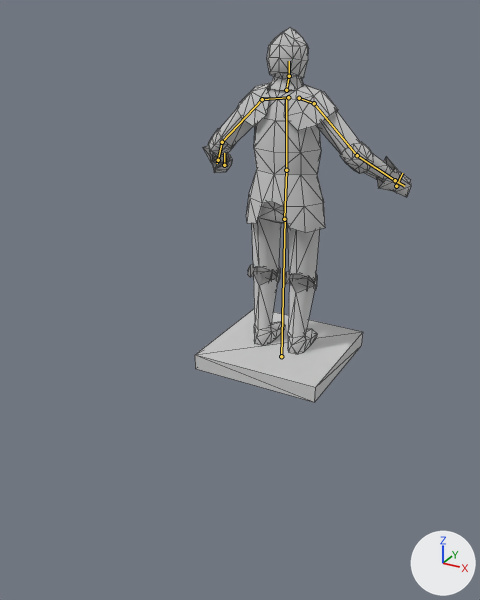
A saved change to the glTF model entities/enemies/living_armor/mesh/living_armor_01_sk.glb.
Both versions are drawn from a 50 mm lens placed at (1.6, -3.48, 2.08), pointed at (0.11, -0.76, 0.72). The axes (+X, +Y, +Z) are drawn at lower right. The lights are the same throughout. The older version comes first. The bones that bend it are drawn over the model as lines. Mesh edges are drawn as thin lines.

Objects in the first picture: 'living_armor_mesh.001'.
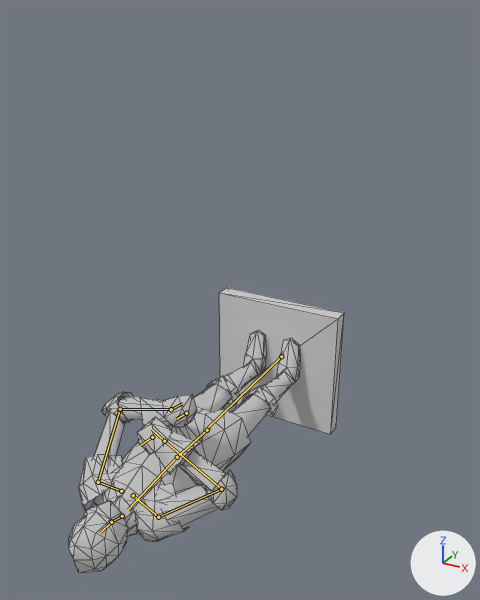
The newer file adds an action. The first version stands in its rest pose; the second is drawn at frame 23 of the action 'died.001'.

Changed parts and their boxes (x1, y1, x2, y2) in the pictures (480 x 600 px):
'living_armor_mesh.001', posed (27% wider, 24% shorter): before (195, 27, 411, 402); after (69, 288, 344, 573)
bone 'root.001', root to tip: before (281, 356) to (285, 218); after (281, 356) to (207, 428)
bone 'shoulder_L.001', root to tip: before (288, 97) to (262, 99); after (121, 491) to (98, 482)
bone 'arm_upper_L.001', root to tip: before (262, 99) to (222, 142); after (98, 482) to (120, 409)
bone 'arm_lower_L.001', root to tip: before (222, 142) to (218, 160); after (120, 409) to (171, 409)
bone 'hand_L.001', root to tip: before (218, 160) to (217, 163); after (171, 409) to (182, 403)
bone 'arm_upper_R.001', root to tip: before (314, 103) to (357, 155); after (158, 517) to (221, 489)
bone 'arm_lower_R.001', root to tip: before (357, 155) to (395, 180); after (221, 489) to (164, 441)
bone 'hand_R.001', root to tip: before (395, 180) to (404, 186); after (164, 441) to (151, 429)

The change in detail:
Bone 'root.001' (bone_root_001) turns from (0, 0, 0) to (90, 0, 0) degrees about its own x, y and z.
Bone 'shoulder_L.001' (bone_shoulder_l_001) turns from (0, 0, 0) to (-26, 13, -7) degrees about its own x, y and z.
Bone 'arm_upper_L.001' (bone_arm_upper_l_001) turns from (0, 0, 0) to (-39, 27, -14) degrees about its own x, y and z.
Bone 'arm_lower_L.001' (bone_arm_lower_l_001) turns from (0, 0, 0) to (-48, 0, 0) degrees about its own x, y and z.
Bone 'hand_L.001' (bone_hand_l_001) turns from (0, 0, 0) to (22, 4, 0) degrees about its own x, y and z.
Bone 'arm_upper_R.001' (bone_arm_upper_r_001) turns from (0, 0, 0) to (-37, -10, 38) degrees about its own x, y and z.
Bone 'arm_lower_R.001' (bone_arm_lower_r_001) turns from (0, 0, 0) to (-70, 0, 0) degrees about its own x, y and z.
Bone 'hand_R.001' (bone_hand_r_001) turns from (0, 0, 0) to (-6, 26, -9) degrees about its own x, y and z.
